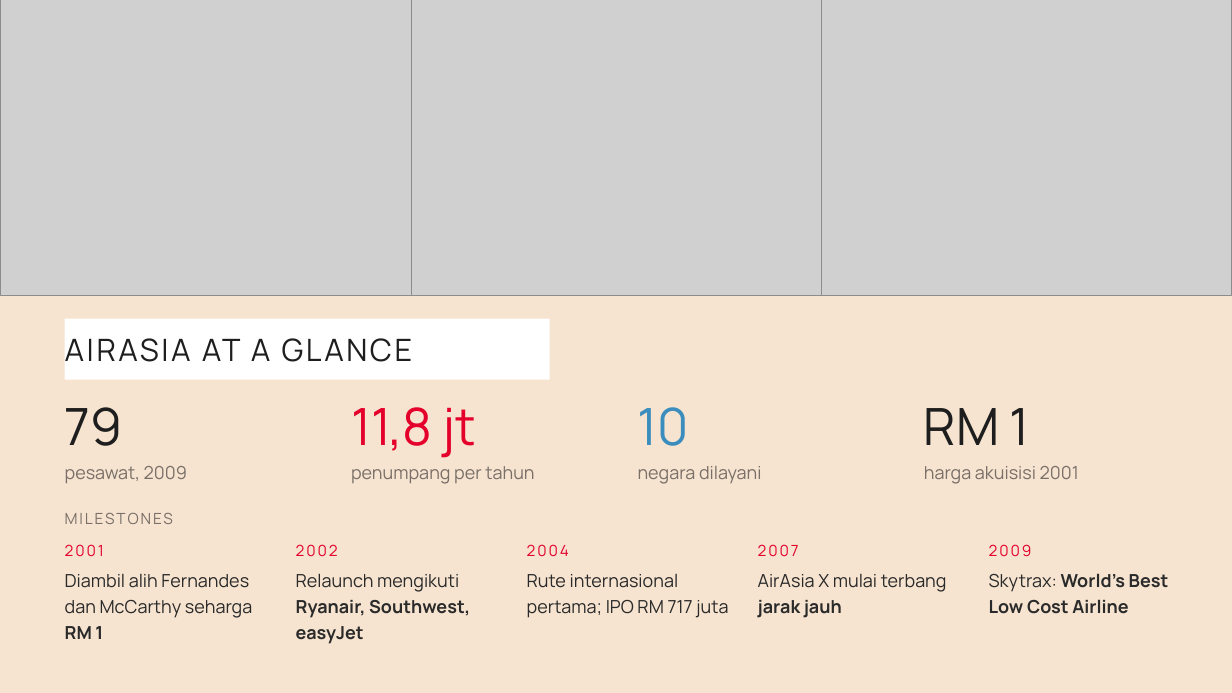
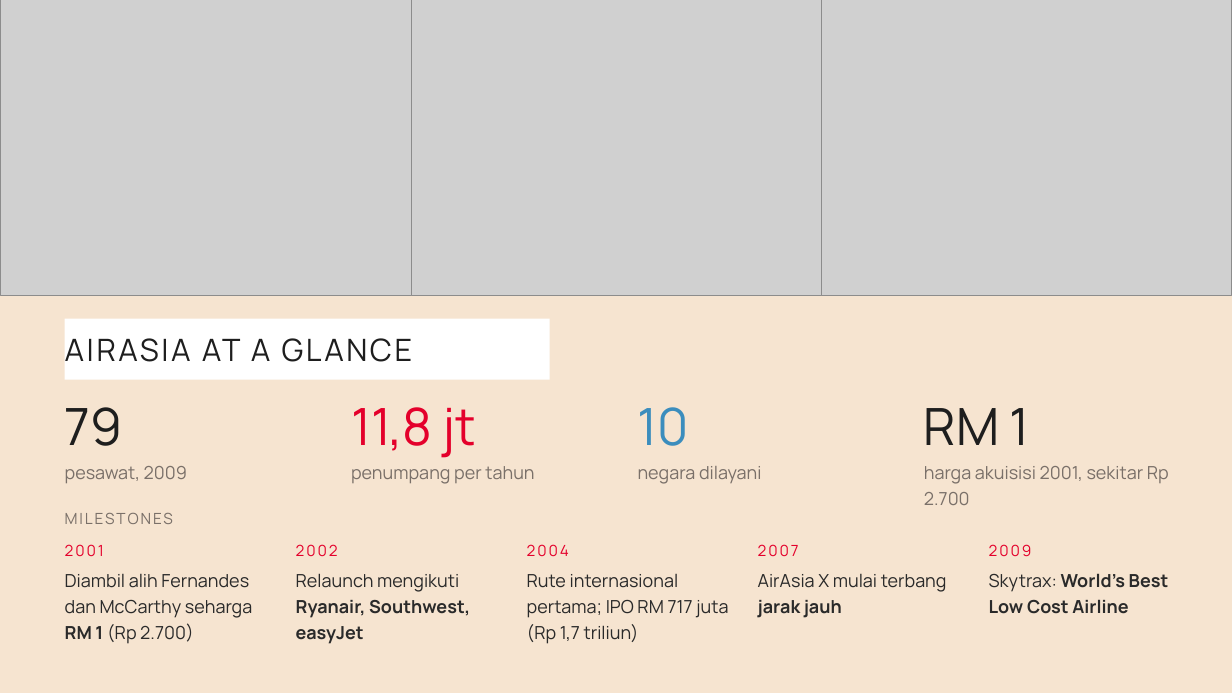
Before and after one commit to aslihabnuri/Dom-Manipulation, a slide deck: slide 3 of strategic-management/airasia-case/SMJKT_Group 3_Aslih_Case AirAsia.pptx. Drawn at 1232x693 pixels with LibreOffice and Linux fonts; fonts in the diff are those of the drawing; grey boxes stand for pictures. Boxes give left, top, right and bottom in pixels: in the first picture for what was removed or moved away, otherwise in the second. Text is boxed around its words. In the diff, an @@ line names an element or a change of style, - is before the commit and + after.

```diff
--- a/strategic-management/airasia-case/SMJKT_Group 3_Aslih_Case AirAsia.pptx
+++ b/strategic-management/airasia-case/SMJKT_Group 3_Aslih_Case AirAsia.pptx
@@ text at (924,466,1169,505): text changed @@
-harga akuisisi 2001
+harga akuisisi 2001, sekitar Rp 2.700
@@ text at (65,574,252,644): text changed @@
-Diambil alih Fernandes dan McCarthy seharga RM 1
+Diambil alih Fernandes dan McCarthy seharga RM 1 (Rp 2.700)
@@ text at (527,574,728,644): text changed @@
-Rute internasional pertama; IPO RM 717 juta
+Rute internasional pertama; IPO RM 717 juta (Rp 1,7 triliun)
```
Also in this commit, not shown: 3 other slides changed, 9 other files.
